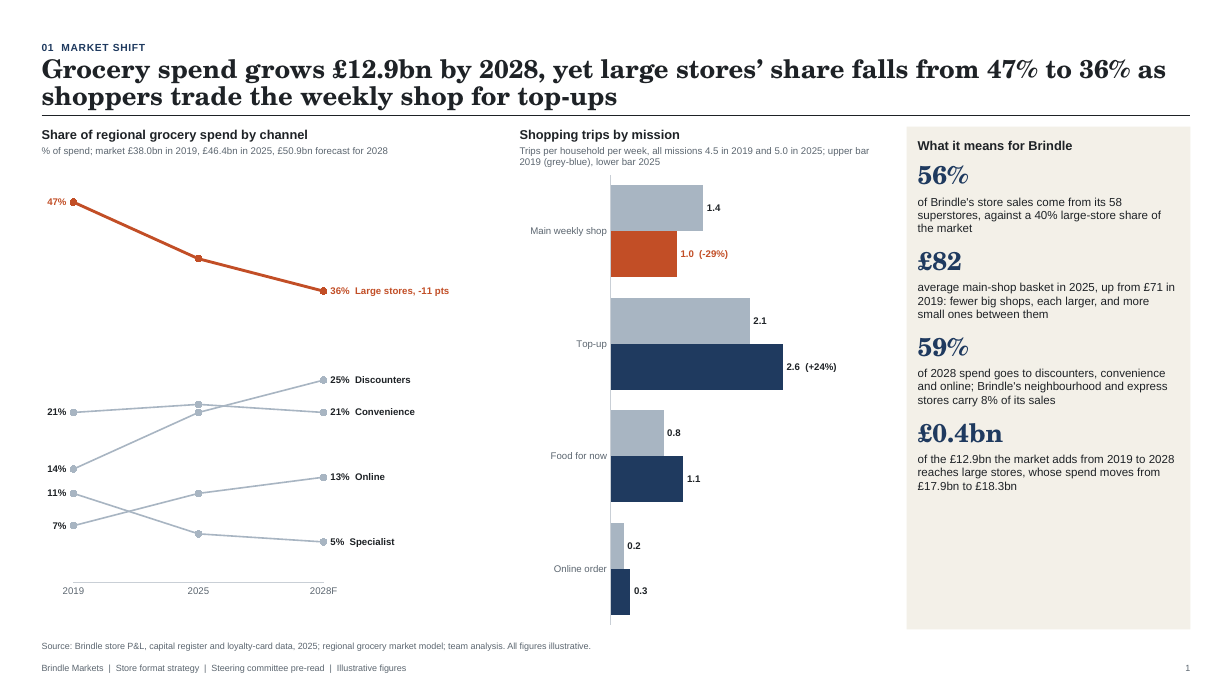
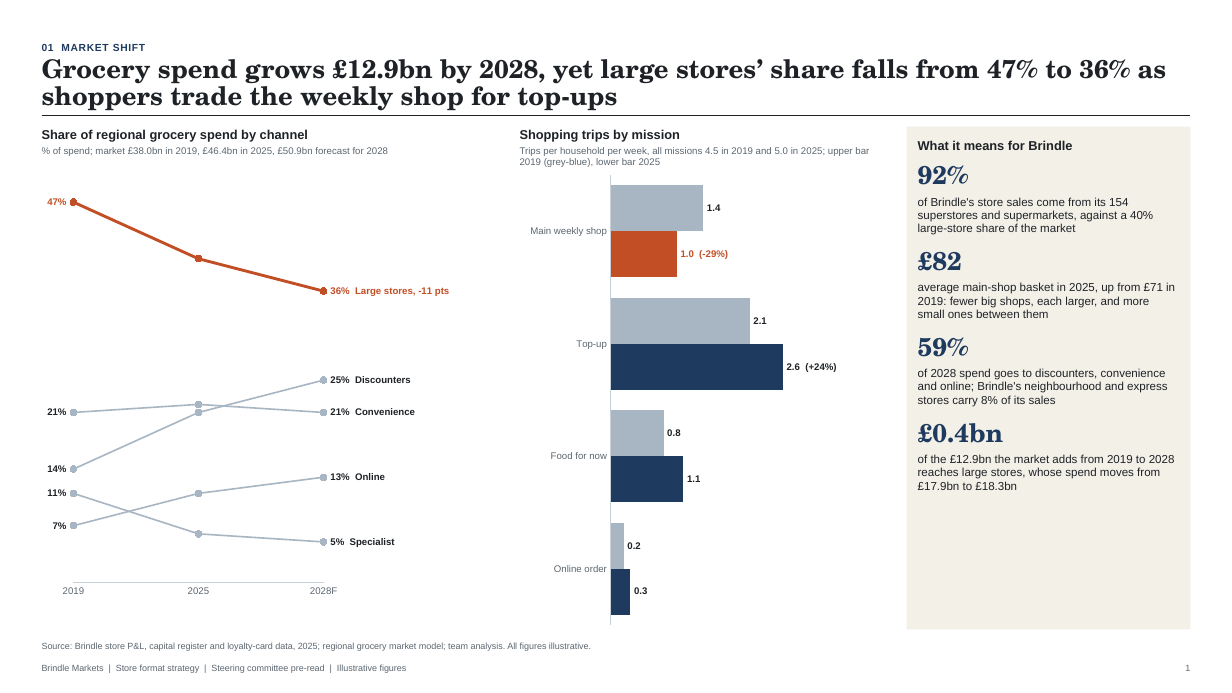
Before and after one commit to 0xfauzi/pptx-skill, a slide deck: slide 1 of docs/showcase/grocery-strategy.pptx. Drawn at 1232x693 pixels with LibreOffice and Linux fonts; fonts in the diff are those of the drawing. Boxes give left, top, right and bottom in pixels: in the first picture for what was removed or moved away, otherwise in the second. Text is boxed around its words. In the diff, an @@ line names an element or a change of style, - is before the commit and + after.

```diff
--- a/docs/showcase/grocery-strategy.pptx
+++ b/docs/showcase/grocery-strategy.pptx
@@ text at [918, 165, 969, 185]: text changed @@
-56%
+92%
@@ text at [918, 197, 1153, 235]: text changed @@
-of Brindle's store sales come from its 58
-superstores, against a 40% large-store share of
-the market
+of Brindle's store sales come from its 154
+superstores and supermarkets, against a 40%
+large-store share of the market
```
Also in this commit, not shown: 1 other slide changed, 10 other files.
